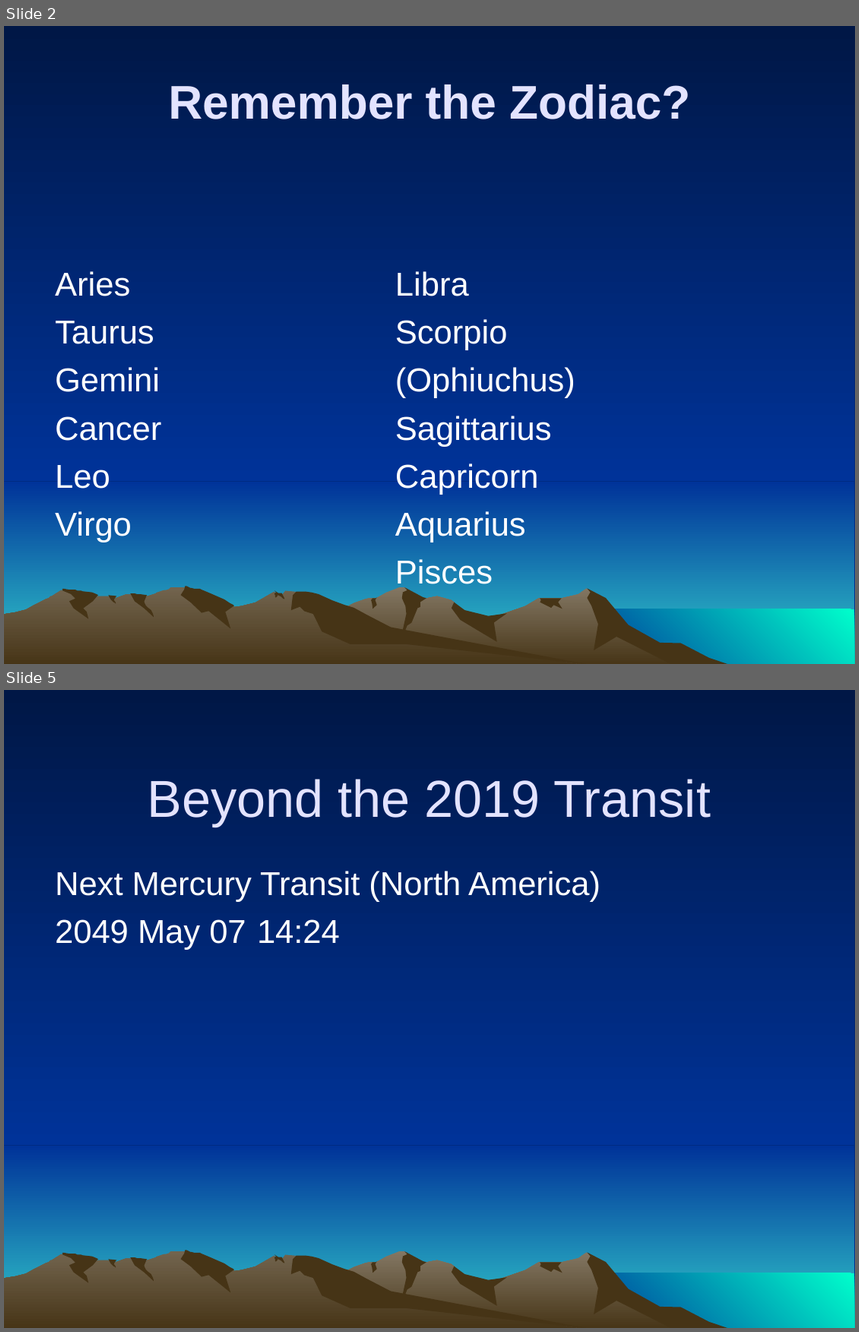
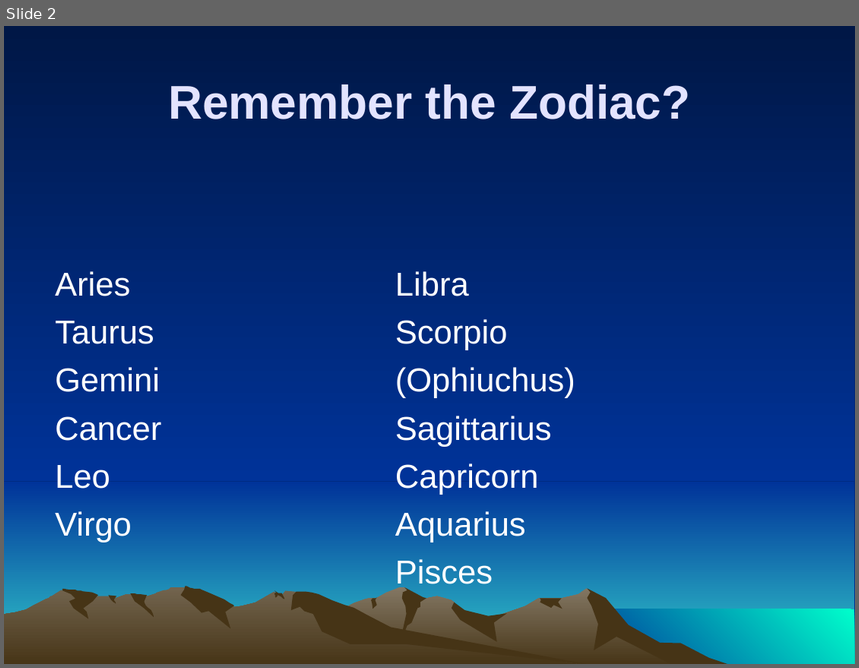
Before and after one commit to ForrestErickson/NovemberNightSky, a slide deck: NovemberSky_ZodiacNMore_SMAS_20231110_1500.ppt. Shown one above the other, each under a label of ours: slides 2 and 5 before the commit, slide 2 after it; the slides between them are not shown. The pictures are 859x1332 and 859x668 pixels, drawn with LibreOffice and Linux fonts; fonts in the diff are those of the drawing. Boxes give left, top, right and bottom in pixels: in the first picture for what was removed or moved away, otherwise in the second. Text is boxed around its words. In the diff, an @@ line names an element or a change of style, - is before the commit and + after.

```diff
--- a/NovemberSky_ZodiacNMore_SMAS_20231110_1500.ppt
+++ b/NovemberSky_ZodiacNMore_SMAS_20231110_1500.ppt
@@ slide 5 removed at (4,690,855,1328), background gradient #001746 to #003399; not listed: 16 template elements that a slide beside it also shows @@
@@ text removed at (148,779,712,826) @@
-Beyond the 2019 Transit
@@ text removed at (55,871,601,950) @@
-Next Mercury Transit (North America)
-2049 May 07 14:24
```
Also in this commit, not shown: 13 slides added, 11 other slides removed.
